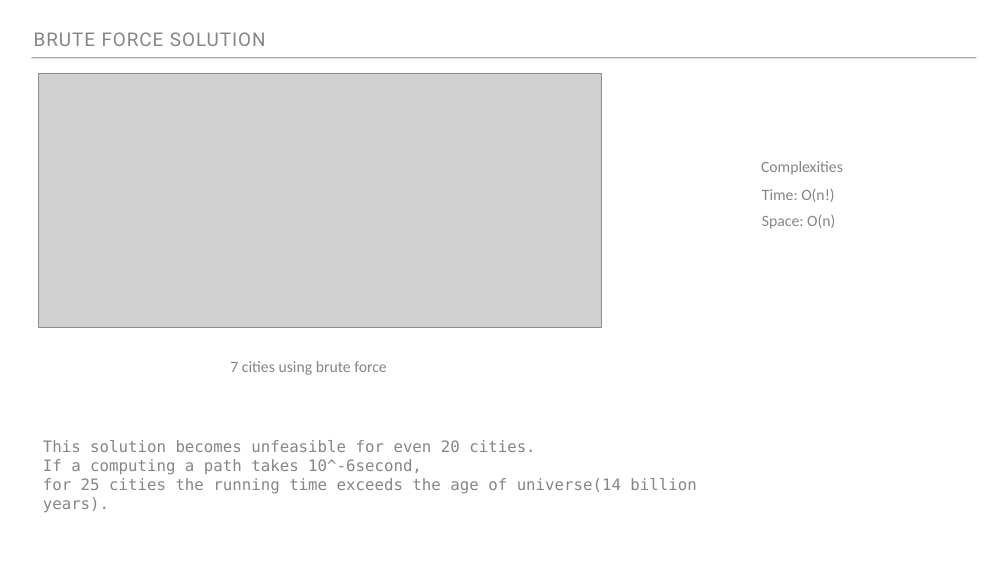
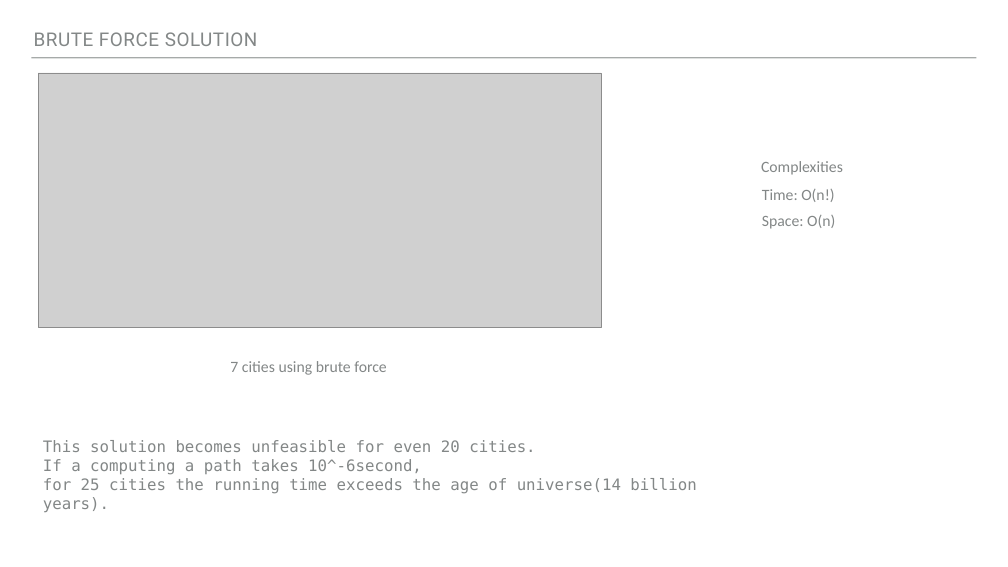
Before and after one commit to teyalite/NP-algorithm-research, a slide deck: slide 3 of Travelling Salesman - Presentation.pptx. Drawn at 1008x567 pixels with LibreOffice and Linux fonts; fonts in the diff are those of the drawing; grey boxes stand for pictures. Boxes give left, top, right and bottom in pixels: in the first picture for what was removed or moved away, otherwise in the second. Text is boxed around its words. In the diff, an @@ line names an element or a change of style, - is before the commit and + after.

```diff
--- a/Travelling Salesman - Presentation.pptx
+++ b/Travelling Salesman - Presentation.pptx
@@ text "BRUTE FORCE SOLUTION" at <box>34,32,258,46</box>: letter spacing 1.8 to 1 pt @@
```
Also in this commit, not shown: 5 other slides changed, 1 slide removed, 2 other files.
